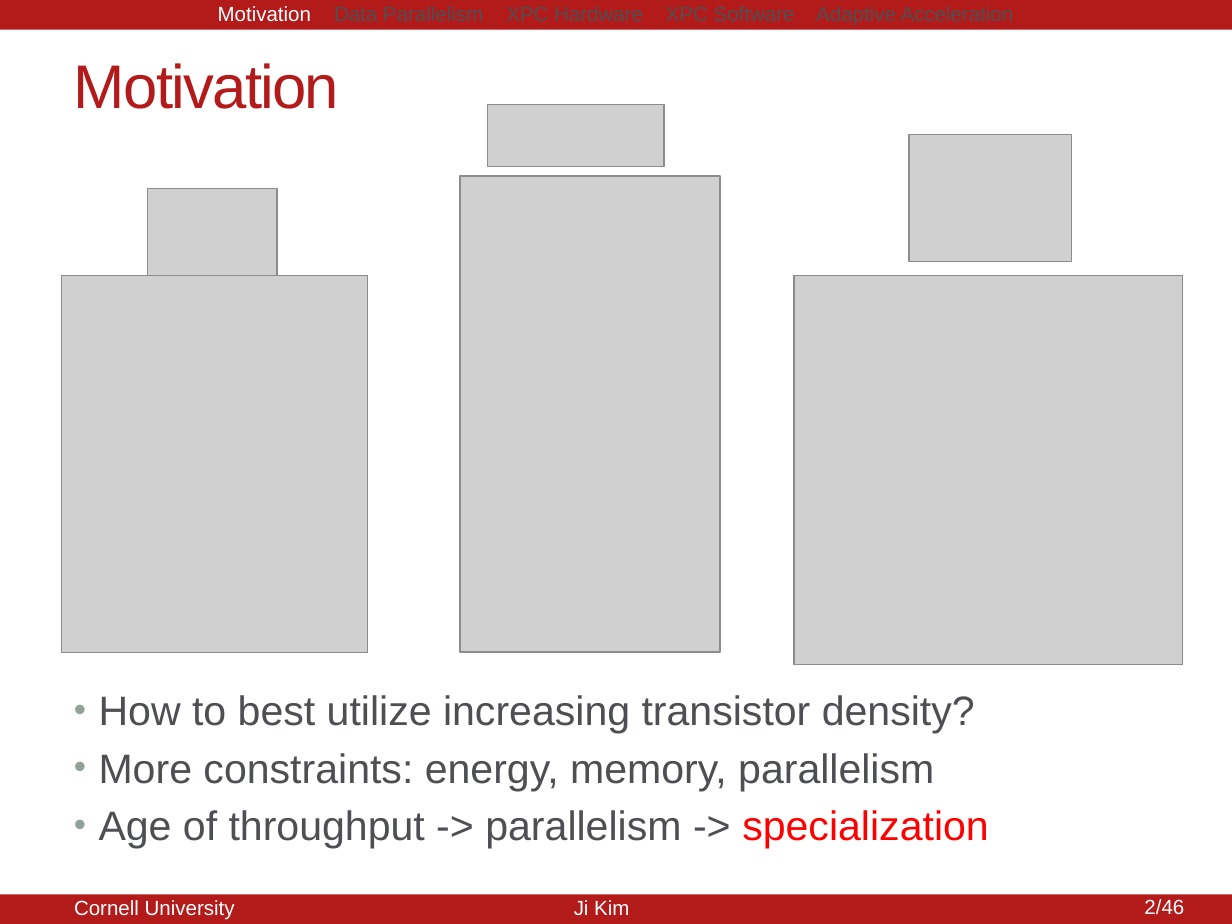
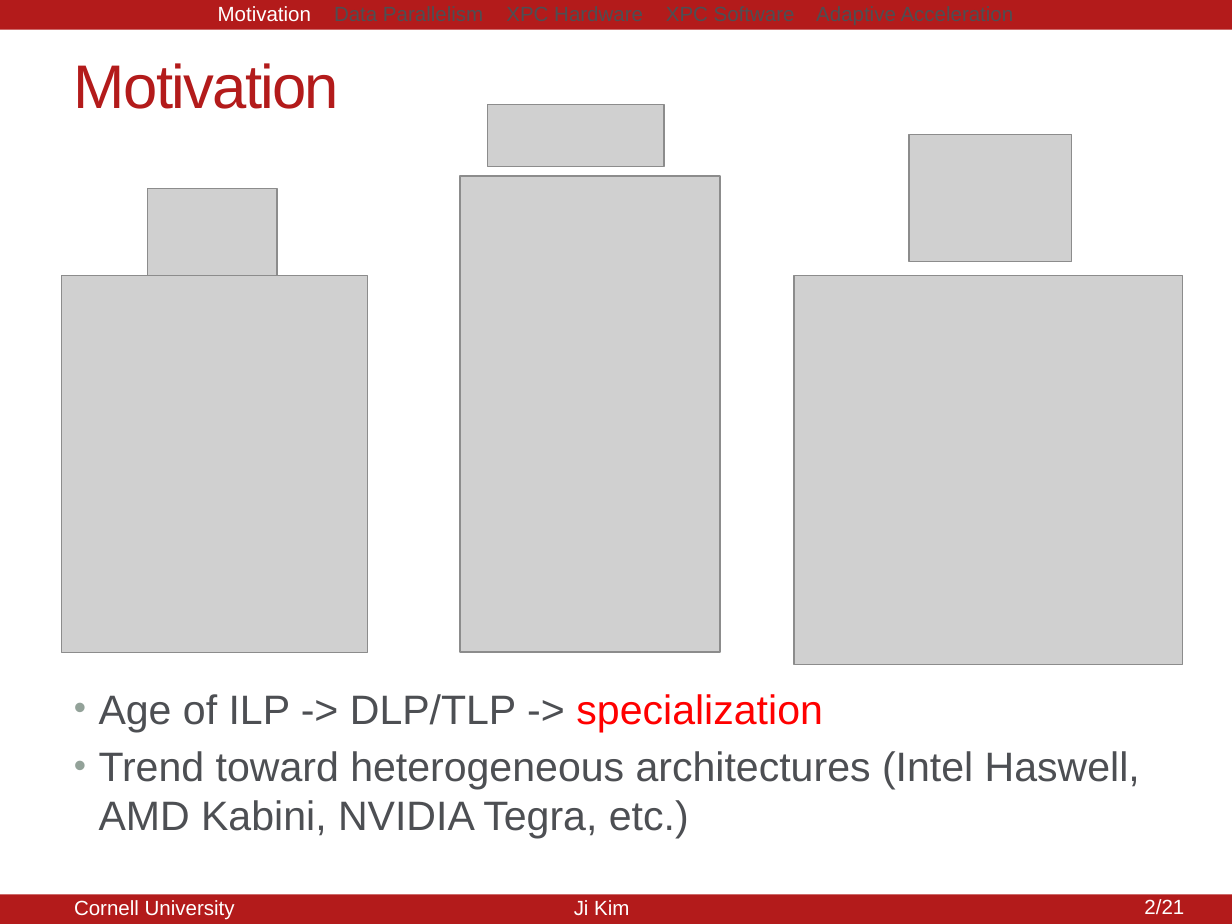
Before and after one commit to jyk46/presentation-brg-xpc, a slide deck: slide 2 of xpc-mtg-091914.pptx. Drawn at 1232x924 pixels with LibreOffice and Linux fonts; fonts in the diff are those of the drawing; grey boxes stand for pictures. Boxes give left, top, right and bottom in pixels: in the first picture for what was removed or moved away, otherwise in the second. Text is boxed around its words. In the diff, an @@ line names an element or a change of style, - is before the commit and + after.

Commit message:
Tweaks

```diff
--- a/xpc-mtg-091914.pptx
+++ b/xpc-mtg-091914.pptx
@@ text at box(99, 694, 1140, 839): text changed @@
-• How to best utilize increasing transistor density?
-• More constraints: energy, memory, parallelism
-• Age of throughput -> parallelism -> specialization
+• Age of ILP -> DLP/TLP -> specialization
+• Trend toward heterogeneous architectures (Intel Haswell, AMD Kabini, NVIDIA Tegra, etc.)
@@ text at box(1144, 899, 1184, 915): text changed @@
-2/46
+2/21
@@ page number at box(1145, 900, 1185, 915): text changed @@
-2/20
+2/21
```
Also in this commit, not shown: 19 other slides changed, 1 slide added.
